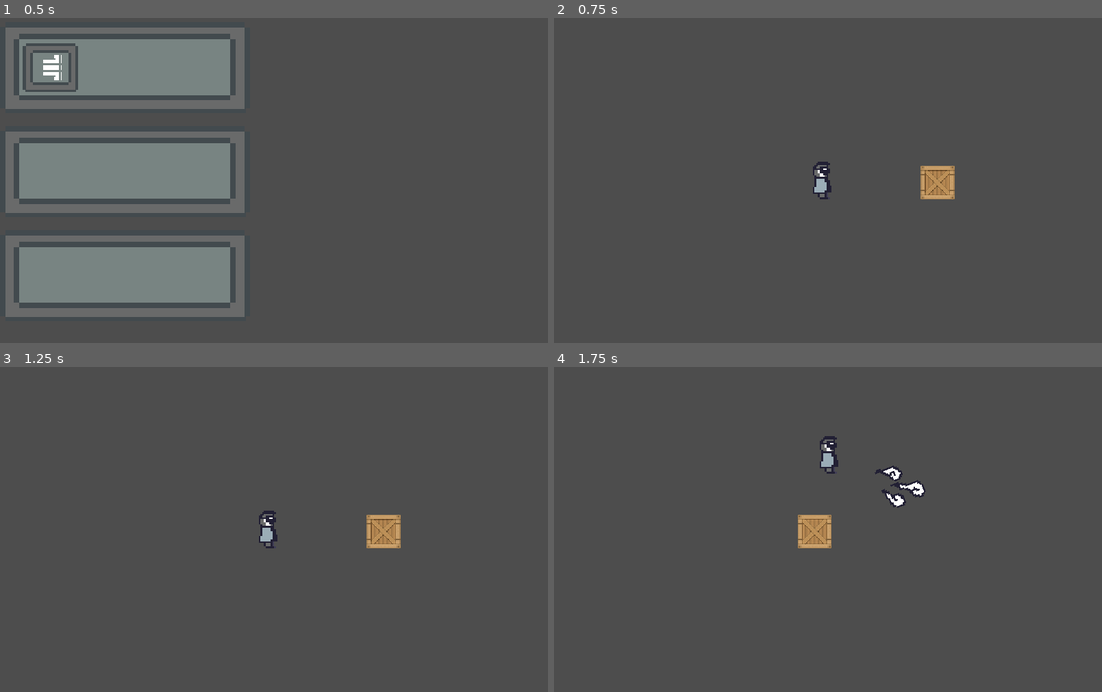
Above: before the commit, frames 1-4 (two rows, left to right).
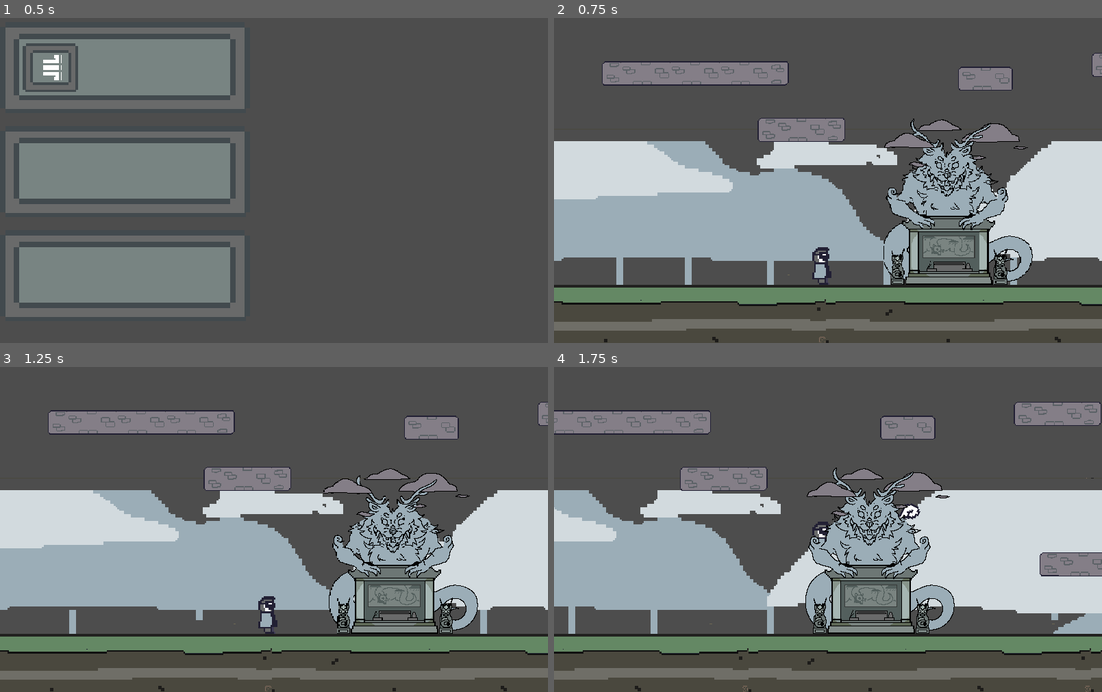
Above: after the commit, the same moments.

Repository: RobChiocchio/godot-wild-jam-58
Game: Godot game, scene res://scenes/main.tscn
Same seed, same stepped clock (60 frames per second), same inputs: the game is played once before the commit and once after it.
Inputs (mouse positions are in pixels of both pictures, inside the frame that each line leads up to):
- Up to frame 1 (0.5 s): no input
- Up to frame 2 (0.75 s): click (680, 66) at 0.5 s
- Up to frame 3 (1.25 s): no input
- Up to frame 4 (1.75 s): move the mouse to (948, 503) at 1.27 s; press the mouse at (948, 503) at 1.28 s; hold D (move_right) from 1.28 s (still down); tap W (jump) at 1.52 s

Frame 1 is identical in both runs. In frame 2, 48% of the frame differs, in the area x 0-100%, y 10-100%; in frame 3, 47%; in frame 4, 49%.

Commit message:
Copy level 3 to 1

Diff:
--- a/scenes/levels/level_1.tscn
+++ b/scenes/levels/level_1.tscn
@@ -1,45 +1,75 @@
-[gd_scene load_steps=7 format=3 uid="uid://7f2csa8mkldc"]
+[gd_scene load_steps=12 format=3 uid="uid://cnow13kolhkvy"]
 
 [ext_resource type="Script" path="res://scripts/camera.gd" id="1_pqg03"]
 [ext_resource type="PackedScene" uid="uid://xcfais7p0tc6" path="res://scenes/player.tscn" id="1_vsfvg"]
-[ext_resource type="Script" path="res://scripts/blowable.gd" id="2_rl6e1"]
-[ext_resource type="Texture2D" uid="uid://bnyyo6kj6ftfw" path="res://assets/objects/placeholder_crate.png" id="3_rgabl"]
+[ext_resource type="PackedScene" uid="uid://b3d70o2bi138d" path="res://scenes/background.tscn" id="1_x2s2y"]
+[ext_resource type="PackedScene" uid="uid://3dhenop7fhd1" path="res://scenes/platforms/platform_medium.tscn" id="2_mt0t2"]
+[ext_resource type="PackedScene" uid="uid://bh5ugrliwtmai" path="res://scenes/platforms/platform.tscn" id="3_hldab"]
+[ext_resource type="PackedScene" uid="uid://rinhfn2fhyk4" path="res://scenes/platforms/platform_small.tscn" id="4_0bktw"]
+[ext_resource type="Texture2D" uid="uid://wet3huxrbycm" path="res://assets/ground/dragonground.png" id="5_566sq"]
+[ext_resource type="PackedScene" uid="uid://dx0qn1r8fb3xc" path="res://scenes/shrines/dragon_god.tscn" id="8_gi1gf"]
 
-[sub_resource type="WorldBoundaryShape2D" id="WorldBoundaryShape2D_6rilc"]
+[sub_resource type="PhysicsMaterial" id="PhysicsMaterial_q2ma6"]
+friction = 0.8
 
-[sub_resource type="RectangleShape2D" id="RectangleShape2D_xbi84"]
+[sub_resource type="ShaderMaterial" id="ShaderMaterial_nyj1h"]
 
-[node name="level" type="Node2D"]
+[sub_resource type="WorldBoundaryShape2D" id="WorldBoundaryShape2D_plqi7"]
+
+[node name="level_3" type="Node2D"]
+
+[node name="Background" parent="." instance=ExtResource("1_x2s2y")]
+offset = Vector2(0, 0)
+transform = Transform2D(0.25, 0, 0, 0.25, 0, 0)
+
+[node name="Node" type="Node" parent="."]
+
+[node name="medium_platform" parent="Node" instance=ExtResource("2_mt0t2")]
+position = Vector2(-132, -131)
+
+[node name="platform" parent="Node" instance=ExtResource("3_hldab")]
+position = Vector2(-40, -98)
+
+[node name="small_platform" parent="Node" instance=ExtResource("4_0bktw")]
+position = Vector2(76, -128)
+
+[node name="platform2" parent="Node" instance=ExtResource("3_hldab")]
+position = Vector2(155, -136)
+
+[node name="platform3" parent="Node" instance=ExtResource("3_hldab")]
+position = Vector2(170, -48)
+
+[node name="Ground" type="StaticBody2D" parent="."]
+physics_material_override = SubResource("PhysicsMaterial_q2ma6")
+
+[node name="CollisionShape2D" type="CollisionShape2D" parent="Ground"]
+material = SubResource("ShaderMaterial_nyj1h")
+shape = SubResource("WorldBoundaryShape2D_plqi7")
+
+[node name="TextureRect" type="TextureRect" parent="Ground"]
+texture_repeat = 2
+anchors_preset = 15
+anchor_right = 1.0
+anchor_bottom = 1.0
+offset_left = -600.0
+offset_top = -91.0
+offset_right = 9000.0
+offset_bottom = 409.0
+grow_horizontal = 2
+grow_vertical = 2
+scale = Vector2(0.25, 0.25)
+texture = ExtResource("5_566sq")
+stretch_mode = 1
+
+[node name="Player" parent="." instance=ExtResource("1_vsfvg")]
+position = Vector2(1, -11)
 
 [node name="Camera2D" type="Camera2D" parent="."]
-position = Vector2(0, -16)
+position = Vector2(0, -66)
 zoom = Vector2(4, 4)
-position_smoothing_speed = 16.0
+position_smoothing_speed = 20.0
 script = ExtResource("1_pqg03")
 
-[node name="Player" parent="." instance=ExtResource("1_vsfvg")]
-position = Vector2(0, -16)
-
-[node name="TileMap" type="TileMap" parent="."]
-format = 2
-
-[node name="Ground" type="StaticBody2D" parent="."]
-
-[node name="CollisionShape2D" type="CollisionShape2D" parent="Ground"]
-scale = Vector2(10, 1)
-shape = SubResource("WorldBoundaryShape2D_6rilc")
-
-[node name="TestBox" type="RigidBody2D" parent="."]
-position = Vector2(64, -16)
-script = ExtResource("2_rl6e1")
-
-[node name="CollisionShape2D" type="CollisionShape2D" parent="TestBox"]
-shape = SubResource("RectangleShape2D_xbi84")
-
-[node name="TextureRect" type="TextureRect" parent="TestBox"]
-offset_left = -10.0
-offset_top = -10.0
-offset_right = 22.0
-offset_bottom = 22.0
-scale = Vector2(0.62, 0.62)
-texture = ExtResource("3_rgabl")
+[node name="dragon_god" parent="." instance=ExtResource("8_gi1gf")]
+position = Vector2(72, 0)
+scale = Vector2(0.4, 0.4)
